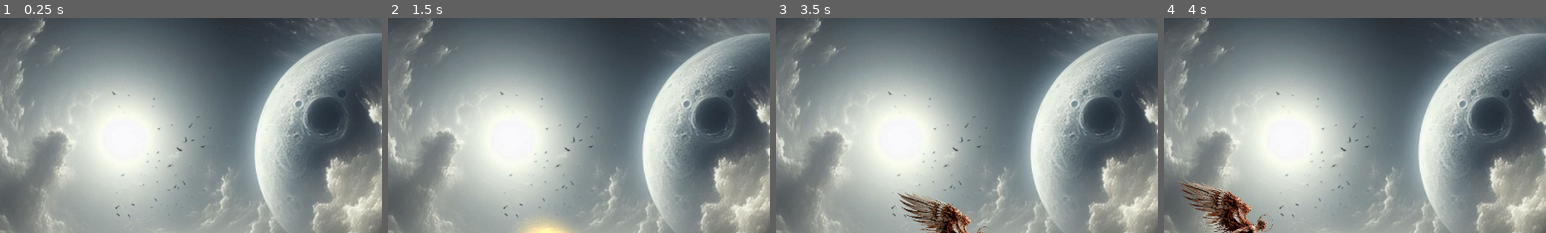
Above: before the commit, frames 1-4 (left to right).
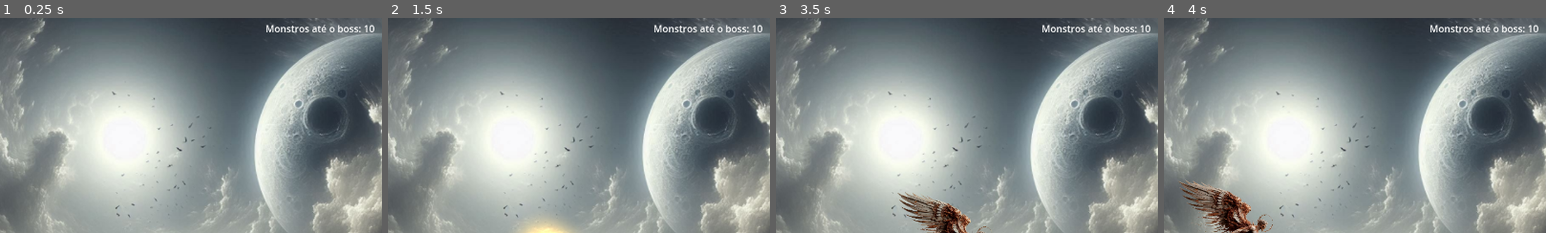
Above: after the commit, the same moments.

Repository: DanielleJeanine/Redemption_Wings
Game: Godot game, scene res://scenes/game.tscn
The game is run twice, just before and just after one commit, with the same random seed, the same clock (stepped at 60 frames per second) and the same inputs.
Inputs:
- Up to frame 1 (0.25 s): no input
- Up to frame 2 (1.5 s): tap Enter at 0.5 s; hold D (mv_right) 0.53-1.28 s; hold Q (at_basic) 0.53-1.28 s; hold S (mv_down) from 1.28 s (still down); tap Q (at_basic) at 1.35 s
- Up to frame 3 (3.5 s): release S (mv_down) at 2.03 s; hold D (mv_right) 2.03-2.78 s; hold Q (at_basic) 2.03-2.78 s; hold W (mv_up) from 2.78 s (still down); tap Q (at_basic) at 2.85 s
- Up to frame 4 (4 s): release W (mv_up) at 3.53 s; hold A (mv_left) from 3.53 s (still down); hold Q (at_basic) from 3.53 s (still down)
The pictures show only the part of the screen within x 33-83%, y 0-50%; the shares and areas given below are measured in that part.

The runs differ from the first frame. In frame 1, 0.5% of the frame differs, in the area x 69-98%, y 3-7%; in frame 2, 0.5%; in frame 3, 0.5%; in frame 4, 0.5%.

Commit message:
Adicionado movimento e ataque do boss

Diff:
--- /dev/null
+++ b/redemption_wings-main/scenes/boss_demon1.tscn
@@ -0,0 +1,42 @@
+[gd_scene load_steps=6 format=3 uid="uid://c6ujxjdyml4lm"]
+
+[ext_resource type="Script" uid="uid://oj7kedtpslpq" path="res://scenes/boss_demon_1.gd" id="1_5md0u"]
+[ext_resource type="Texture2D" uid="uid://chrkrnljtlv2f" path="res://assets/BossDemon.png" id="1_a36ib"]
+[ext_resource type="PackedScene" uid="uid://bqpt05p3ru2ku" path="res://scenes/bullet_enemy.tscn" id="2_8nyfc"]
+
+[sub_resource type="RectangleShape2D" id="RectangleShape2D_3kvnh"]
+size = Vector2(156.616, 153.306)
+
+[sub_resource type="RectangleShape2D" id="RectangleShape2D_7km31"]
+size = Vector2(456.738, 447.928)
+
+[node name="CharacterBody2D" type="CharacterBody2D"]
+position = Vector2(0, 90)
+scale = Vector2(1.15073, 1.15073)
+collision_layer = 2
+collision_mask = 0
+script = ExtResource("1_5md0u")
+basic_projectile_scene = ExtResource("2_8nyfc")
+explosive_scene = ExtResource("2_8nyfc")
+power_beam_scene = ExtResource("2_8nyfc")
+
+[node name="CollisionShape2D" type="CollisionShape2D" parent="."]
+position = Vector2(24.8133, 28.9891)
+rotation = 2.19317
+shape = SubResource("RectangleShape2D_3kvnh")
+
+[node name="HitboxArea" type="Area2D" parent="." groups=["enemy_hitbox", "inimigos"]]
+collision_layer = 2
+collision_mask = 5
+
+[node name="CollisionShape2D" type="CollisionShape2D" parent="HitboxArea"]
+z_index = 1
+position = Vector2(23.9967, 28.8998)
+rotation = 2.19244
+scale = Vector2(0.342536, 0.342536)
+shape = SubResource("RectangleShape2D_7km31")
+
+[node name="Sprite2D" type="Sprite2D" parent="."]
+position = Vector2(21, 32)
+scale = Vector2(0.215228, 0.215228)
+texture = ExtResource("1_a36ib")
--- /dev/null
+++ b/redemption_wings-main/scenes/boss_demon_1.gd
@@ -0,0 +1,140 @@
+extends CharacterBody2D
+
+# Configurações de movimento
+@export var speed := 150.0
+@export var vertical_movement_range := 460.0
+@export var vida: float = 200.0
+
+# Projéteis
+@export var basic_projectile_scene: PackedScene
+@export var explosive_scene: PackedScene
+@export var power_beam_scene: PackedScene
+
+# Tempos de ataque
+@export var basic_attack_interval := 0.8
+@export var explosive_attack_interval := 0.5
+@export var power_beam_interval := 0.2
+@export var power_beam_duration := 3.0
+@export var power_beam_time := 0.0
+
+# Variáveis internas
+var moving_down := true
+var starting_y := 0.0
+var target_y := 0.0
+var basic_attack_timer := 0.0
+var explosive_attack_timer := 0.0
+var power_beam_timer := 0.0
+var power_beam_count := 0
+var max_power_beams := 20
+var state := "descending" # "descending", "ascending", "power_attack"
+
+@onready var player := get_node("/root/Game/Player") # Ajuste o caminho para o seu jogador
+@onready var screen_size := get_viewport_rect().size
+
+func _ready():
+	$HitboxArea.area_entered.connect(_on_hitbox_area_entered)
+	starting_y = position.y
+	target_y = starting_y + vertical_movement_range
+	position.x = screen_size.x - 100 # Posiciona no lado direito da tela
+
+func _process(delta):
+	power_beam_time += delta
+	match state:
+		"descending":
+			move_down(delta)
+		"ascending":
+			move_up(delta)
+		"power_attack":
+			power_attack(delta)
+
+func move_down(delta):
+	position.y += speed * delta
+
+	# Atira projéteis básicos enquanto desce
+	basic_attack_timer += delta
+	if basic_attack_timer >= basic_attack_interval:
+		basic_attack_timer = 0.0
+		shoot_basic_projectile()
+
+	# Verifica se chegou ao fundo
+	if position.y >= target_y:
+		state = "ascending"
+		explosive_attack_timer = 0.0
+
+func move_up(delta):
+	position.y -= speed * delta
+
+	# Atira esferas explosivas enquanto sobe
+	explosive_attack_timer += delta
+	if explosive_attack_timer >= explosive_attack_interval:
+		explosive_attack_timer = 0.0
+		shoot_explosive_sphere()
+
+	if position.y <= 80.0:
+		state = "descending"
+		basic_attack_timer = 0.0
+
+	# Verifica o momento do power_beam
+	if position.y <= 320 and power_beam_time >= 8.0:
+		state = "power_attack"
+		power_beam_timer = 0.0
+		power_beam_count = 0
+		power_beam_time = 0
+
+func power_attack(delta):
+	power_beam_timer += delta
+
+	# Dispara rajadas de poder
+	if power_beam_timer >= power_beam_interval and power_beam_count < max_power_beams:
+		power_beam_timer = 0.0
+		power_beam_count += 1
+		shoot_power_beam()
+
+	# Termina o ataque de poder e volta a descer
+	if power_beam_count >= max_power_beams and power_beam_timer >= power_beam_duration:
+		state = "descending"
+		basic_attack_timer = 0.0
+
+func shoot_basic_projectile():
+	if not player or not basic_projectile_scene:
+		return
+
+	var projectile = basic_projectile_scene.instantiate()
+	get_parent().add_child(projectile)
+	projectile.global_position = global_position
+	projectile.direction = (player.global_position - global_position).normalized()
+
+func shoot_explosive_sphere():
+	if not explosive_scene:
+		return
+
+	var explosive = explosive_scene.instantiate()
+	get_parent().add_child(explosive)
+	explosive.global_position = global_position
+	# Explosivas caem em direção ao fundo da tela
+	explosive.direction = Vector2(-1.0, randf_range(-0.5, 0.5))
+
+func shoot_power_beam():
+	if not power_beam_scene:
+		return
+
+	# Rajadas alternando direção
+	var direction = Vector2.UP if power_beam_count % 2 == 0 else Vector2.DOWN
+
+	var beam = power_beam_scene.instantiate()
+	get_parent().add_child(beam)
+	beam.global_position = global_position
+	beam.direction = Vector2(-1.0, randf_range(-0.7, 0.7))
+
+func _on_hitbox_area_entered(area):
+	if area.is_in_group("projeteis"):
+		levar_dano(area.damage)
+		area.queue_free()
+
+func levar_dano(dano: float):
+	vida -= dano
+	if vida <= 0:
+		morrer()
+
+func morrer():
+	queue_free()
--- a/redemption_wings-main/scenes/game.gd
+++ b/redemption_wings-main/scenes/game.gd
@@ -2,27 +2,35 @@
 
 @export var bat_scene: PackedScene  # Atribua c_demon.tscn aqui no editor
 @export var demon_scene: PackedScene
+@export var boss_scene: PackedScene
 @export var intervalo: float = 4.0
 @export var margem_topo := 0.9
 @export var margem_base := 0.1
 @export var margem_lateral := 50.0
 
 var tempo := 0.0
+var monstros_spawnados := 0
+var boss_spawnado := false
+var total_monstros_para_boss := 10
+
+@onready var label_contagem: Label  # Adicione um nó Label na sua cena e conecte aqui
 
 func _ready():
+	label_contagem = get_node("Label")
 	tempo = intervalo
+	atualizar_ui_contagem()
 
 func _process(delta):
+	if boss_spawnado:
+		return
+
 	tempo -= delta
 	if tempo <= 0:
 		spawn_inimigo()
 		tempo = intervalo
 
 func spawn_inimigo():
-	if bat_scene == null:
-		print("⚠️ Cena demon.tscn não atribuída ao export!")
-		return
-	if demon_scene == null:
+	if bat_scene == null or demon_scene == null:
 		print("⚠️ Cena demon.tscn não atribuída ao export!")
 		return
 
@@ -40,3 +48,34 @@
 		viewport_size.x + margem_lateral,
 		randf_range(viewport_size.y * margem_base, viewport_size.y * margem_topo)
 	)
+
+	 # Atualiza contagem
+	monstros_spawnados += 2  # Conta dois monstros por spawn
+	atualizar_ui_contagem()
+
+	# Verifica se é hora de spawnar o boss
+	if monstros_spawnados >= total_monstros_para_boss and not boss_spawnado:
+		spawn_boss()
+
+func spawn_boss():
+	if boss_scene == null:
+		print("⚠️ Cena do boss não atribuída!")
+		return
+
+	var boss = boss_scene.instantiate()
+	add_child(boss)
+
+	var viewport_size = get_viewport().get_visible_rect().size
+	boss.position = Vector2(
+		viewport_size.x - 150,  # Posição no lado direito
+		viewport_size.y / 2  # Meio da tela verticalmente
+	)
+
+	boss_spawnado = true
+	# Atualiza a UI para mostrar que o boss chegou
+	label_contagem.text = "BOSS CHEGOU!"
+
+func atualizar_ui_contagem():
+	if label_contagem:
+		var faltam = max(0, total_monstros_para_boss - monstros_spawnados)
+		label_contagem.text = "Monstros até o boss: %d" % faltam
--- a/redemption_wings-main/scenes/game.tscn
+++ b/redemption_wings-main/scenes/game.tscn
@@ -1,10 +1,11 @@
-[gd_scene load_steps=9 format=3 uid="uid://ccn051pu6kw77"]
+[gd_scene load_steps=11 format=3 uid="uid://ccn051pu6kw77"]
 
 [ext_resource type="Script" uid="uid://dleyxr0nh056c" path="res://scenes/game.gd" id="1_lnu2h"]
 [ext_resource type="Texture2D" uid="uid://cxiu6avrsp68p" path="res://assets/OIG4.webp" id="1_uwrxv"]
-[ext_resource type="PackedScene" uid="uid://jcgt3aqx5qpy" path="res://scenes/bat.tscn" id="2_lbhrr"]
+[ext_resource type="PackedScene" uid="uid://jcgt3aqx5qpy" path="res://scenes/c_demon.tscn" id="2_lbhrr"]
 [ext_resource type="PackedScene" uid="uid://45t4x4s8w8m4" path="res://scenes/c_archangel.tscn" id="2_yqjtg"]
 [ext_resource type="PackedScene" uid="uid://mmbmv5rv0h5n" path="res://scenes/demon.tscn" id="3_u5sy4"]
+[ext_resource type="PackedScene" uid="uid://c6ujxjdyml4lm" path="res://scenes/boss_demon1.tscn" id="4_gee14"]
 [ext_resource type="PackedScene" uid="uid://cwsh3nwidyr7x" path="res://scenes/PlayerHUD.tscn" id="5_p57ef"]
 [ext_resource type="Script" uid="uid://be20g5krdtqje" path="res://scenes/player_hud.gd" id="6_u5sy4"]
 
@@ -12,33 +13,36 @@
 radius = 340.909
 height = 681.818
 
+[sub_resource type="LabelSettings" id="LabelSettings_gee14"]
+
 [node name="Game" type="Node2D"]
 script = ExtResource("1_lnu2h")
 bat_scene = ExtResource("2_lbhrr")
 demon_scene = ExtResource("3_u5sy4")
+boss_scene = ExtResource("4_gee14")
 
 [node name="Sprite2D" type="Sprite2D" parent="."]
 position = Vector2(640.5, 359.5)
 scale = Vector2(1.33577, 1.33643)
 texture = ExtResource("1_uwrxv")
 
-[node name="CharacterBody2D" parent="." groups=["player"] instance=ExtResource("2_yqjtg")]
+[node name="Player" parent="." groups=["player"] instance=ExtResource("2_yqjtg")]
 position = Vector2(189, 389)
 scale = Vector2(0.22, 0.22)
 collision_layer = 0
 collision_mask = 0
 
-[node name="ChargeLight" type="PointLight2D" parent="CharacterBody2D"]
+[node name="ChargeLight" type="PointLight2D" parent="Player"]
 position = Vector2(-609.091, -927.273)
 scale = Vector2(4.54545, 4.54545)
 enabled = false
 color = Color(1, 0.784314, 0.117647, 1)
 energy = 0.0
 
-[node name="HitboxArea" type="Area2D" parent="CharacterBody2D" groups=["player"]]
+[node name="HitboxArea" type="Area2D" parent="Player" groups=["player"]]
 collision_mask = 10
 
-[node name="CollisionShape2D" type="CollisionShape2D" parent="CharacterBody2D/HitboxArea"]
+[node name="CollisionShape2D" type="CollisionShape2D" parent="Player/HitboxArea"]
 position = Vector2(-395.455, -177.273)
 shape = SubResource("CapsuleShape2D_p57ef")
 
@@ -50,4 +54,11 @@
 grow_vertical = 1
 script = ExtResource("6_u5sy4")
 
-[connection signal="lives_changed" from="CharacterBody2D" to="PlayerHUD" method="update_hearts"]
+[node name="Label" type="Label" parent="."]
+offset_left = 869.0
+offset_top = 6.0
+offset_right = 1062.0
+offset_bottom = 46.0
+label_settings = SubResource("LabelSettings_gee14")
+
+[connection signal="lives_changed" from="Player" to="PlayerHUD" method="update_hearts"]
Binary file added: redemption_wings-main/assets/BossDemon.png
Not shown, added: redemption_wings-main/assets/BossDemon.png.import
Not shown, added: redemption_wings-main/scenes/boss_demon_1.gd.uid
